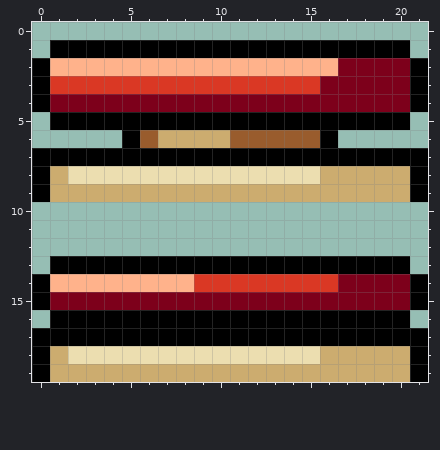
Two states of a pixel-art sprite, entities/button/button.png. Above, as it was before the edit.
The file is 22x20 pixels.
The same view after the edit:
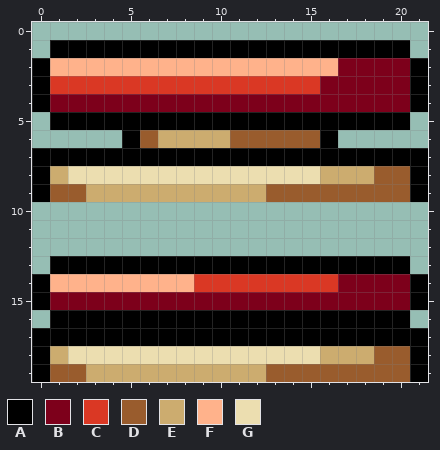
Palette (. is transparent): A #000000  B #7d001b  C #da3824  D #995c2d  E #ccac6f  F #ffb28b  G #ecdeb0
Diff:
Colour E becomes colour D in row 8 at x 19 to 20; in row 9 at x 1 to 2 and 13 to 20; in row 18 at x 19 to 20; in row 19 at x 1 to 2 and 13 to 20.
Boxes around the changes in both pictures, in picture pixels (x1, y1, x2, y2):
changed: (266, 166, 410, 202)
changed: (50, 184, 86, 202)
changed: (266, 346, 410, 382)
changed: (50, 364, 86, 382)
